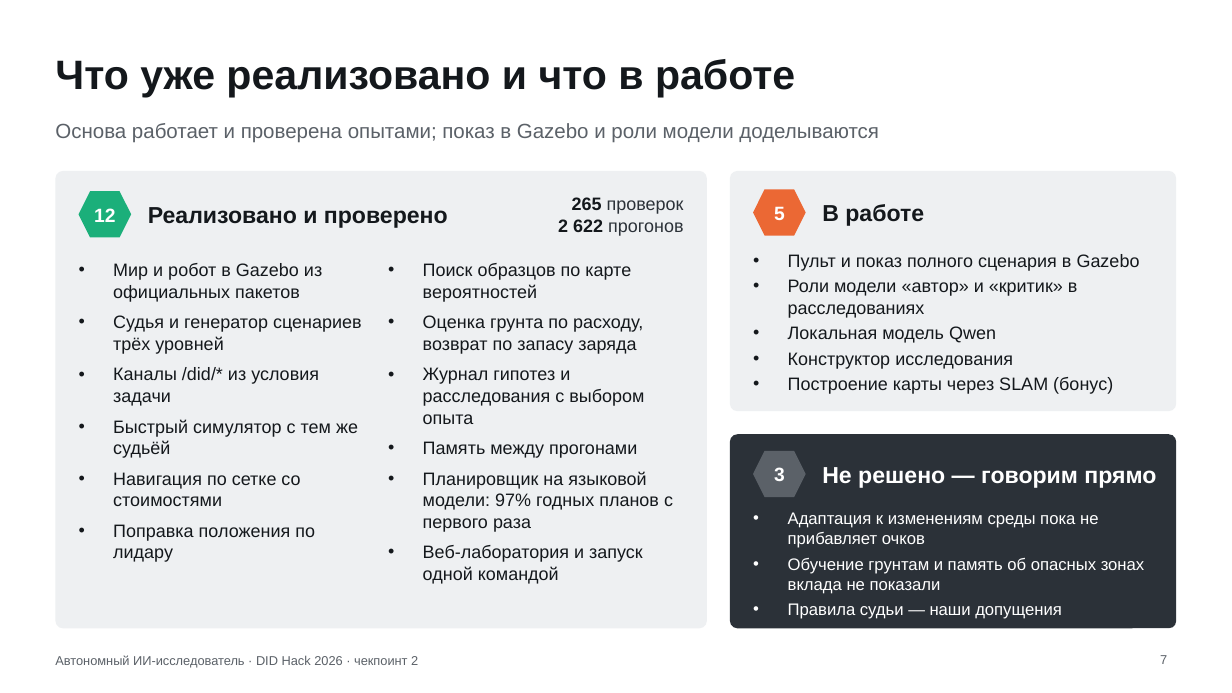
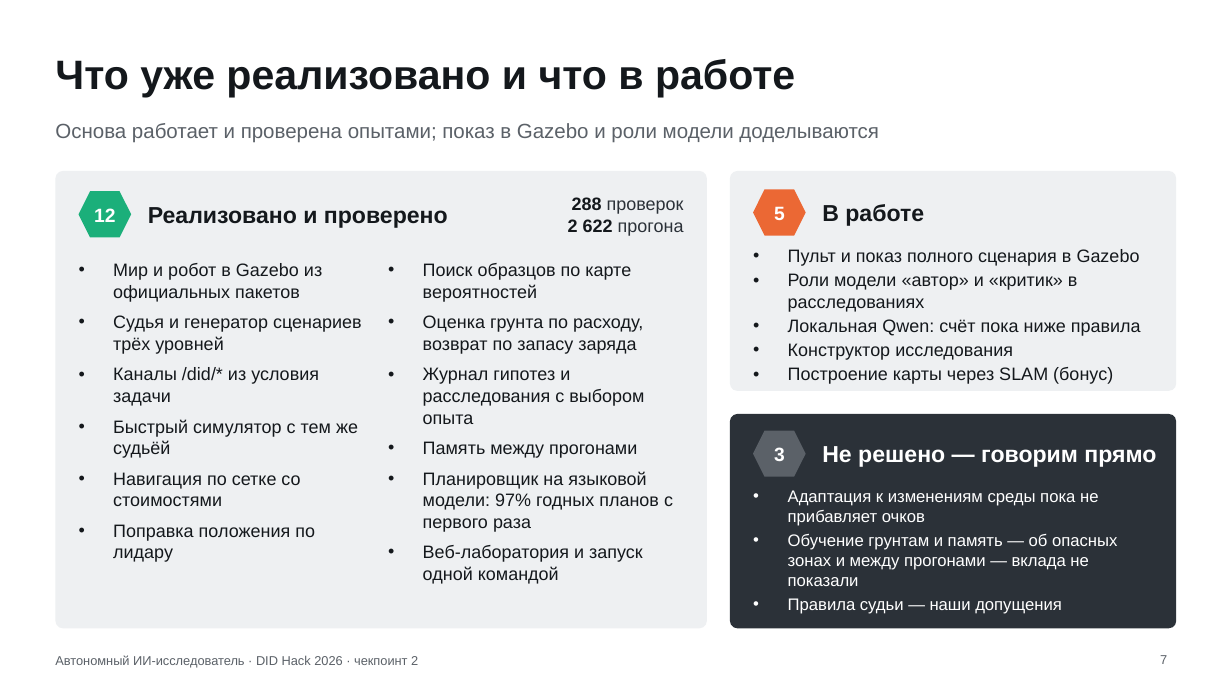
Before and after one commit to Mput13/did-hack, a slide deck: slide 7 of presentation/checkpoint2.pptx. Drawn at 1232x693 pixels with LibreOffice and Linux fonts; fonts in the diff are those of the drawing. Boxes give left, top, right and bottom in pixels: in the first picture for what was removed or moved away, otherwise in the second. Text is boxed around its words. In the diff, an @@ line names an element or a change of style, - is before the commit and + after.

```diff
--- a/presentation/checkpoint2.pptx
+++ b/presentation/checkpoint2.pptx
@@ rounded rectangle resized from (x1=730, y1=171, x2=1177, y2=411) to (x1=730, y1=171, x2=1177, y2=391) @@
@@ rounded rectangle at (x1=730, y1=171, x2=1177, y2=391): proportions changed @@
@@ text at (x1=568, y1=197, x2=684, y2=236): text changed @@
-265 проверок
-2 622 прогонов
+288 проверок
+2 622 прогона
@@ text at (x1=788, y1=249, x2=1140, y2=384): less space between paragraphs @@
@@ text at (x1=788, y1=319, x2=1141, y2=336): text changed @@
-• Локальная модель Qwen
+• Локальная Qwen: счёт пока ниже правила
@@ rounded rectangle at (x1=730, y1=414, x2=1177, y2=628): proportions changed @@
@@ rounded rectangle resized from (x1=730, y1=434, x2=1177, y2=628) to (x1=730, y1=414, x2=1177, y2=628) @@
@@ hexagon "3" moved from (x1=753, y1=451, x2=806, y2=497) to (x1=753, y1=431, x2=806, y2=477) @@
@@ text "Не решено — говорим прямо" moved from (x1=822, y1=467, x2=1156, y2=488) to (x1=822, y1=446, x2=1156, y2=467) @@
@@ text "Адаптация к изменениям среды пока ..." moved from (x1=788, y1=512, x2=1145, y2=619) to (x1=788, y1=490, x2=1117, y2=614) @@
@@ text at (x1=788, y1=490, x2=1099, y2=614): less space between paragraphs @@
@@ text at (x1=788, y1=534, x2=1117, y2=586): text changed @@
-• Обучение грунтам и память об опасных зонах вклада не показали
+• Обучение грунтам и память — об опасных зонах и между прогонами — вклада не показали
```
Also in this commit, not shown: 5 other slides changed, 43 other files.
